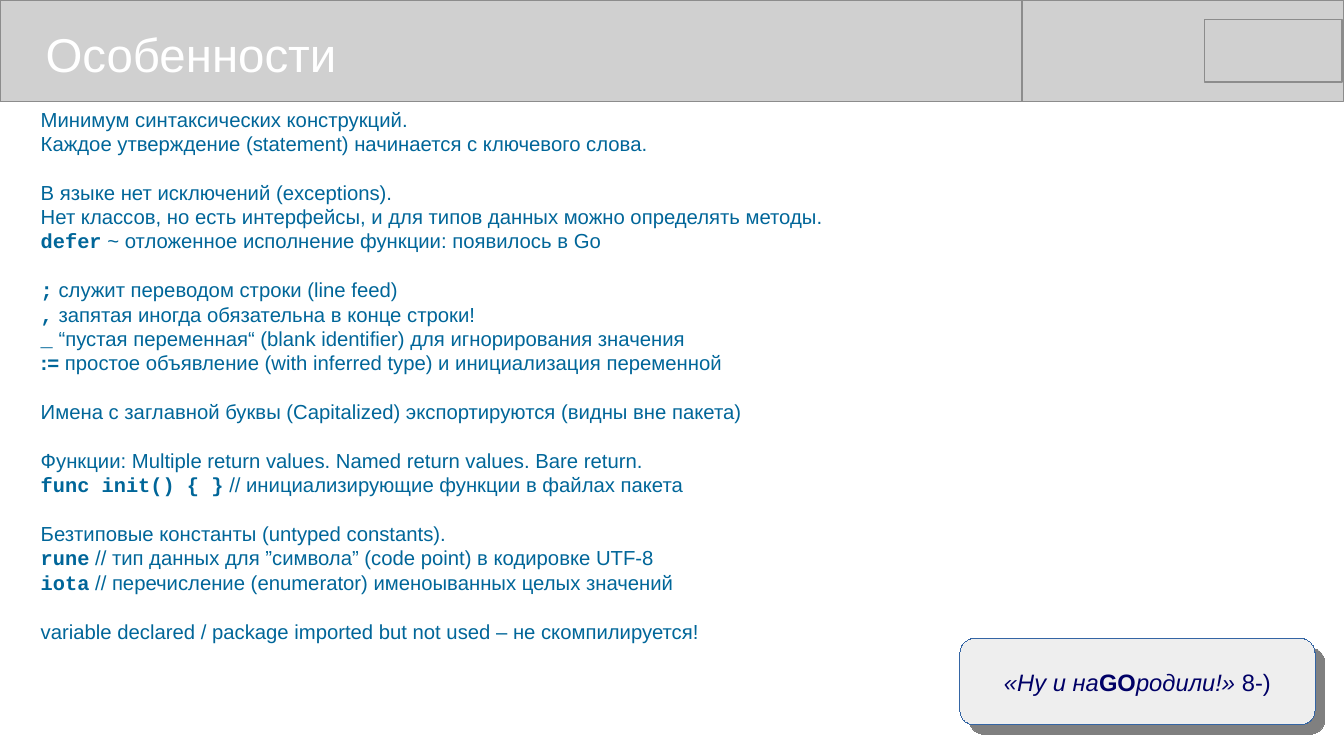
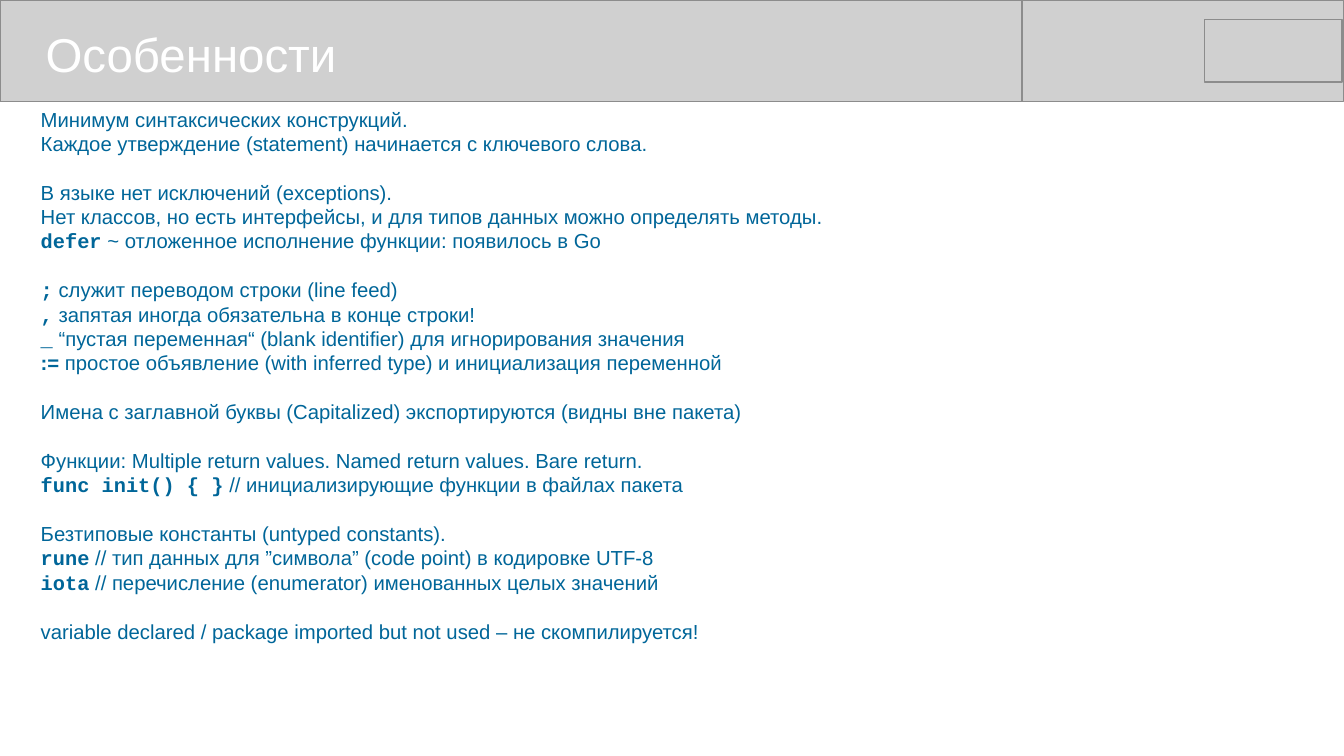
Before and after one commit to mike-shock/Go_language, a slide deck: slide 7 of Go_Review.odp. Drawn at 1344x756 pixels with LibreOffice and Linux fonts; fonts in the diff are those of the drawing; grey boxes stand for pictures. Boxes give left, top, right and bottom in pixels: in the first picture for what was removed or moved away, otherwise in the second. Text is boxed around its words. In the diff, an @@ line names an element or a change of style, - is before the commit and + after.

```diff
--- a/Go_Review.odp
+++ b/Go_Review.odp
@@ text at bbox=[41, 575, 658, 595]: text changed @@
-iota // перечисление (enumerator) именоыванных целых значений
+iota // перечисление (enumerator) именованных целых значений
@@ rounded rectangle removed at bbox=[960, 639, 1315, 726] @@
-«Ну и наGOродили!» 8-)
```
Also in this commit, not shown: 5 other slides changed, 1 slide added, 1 other file.
